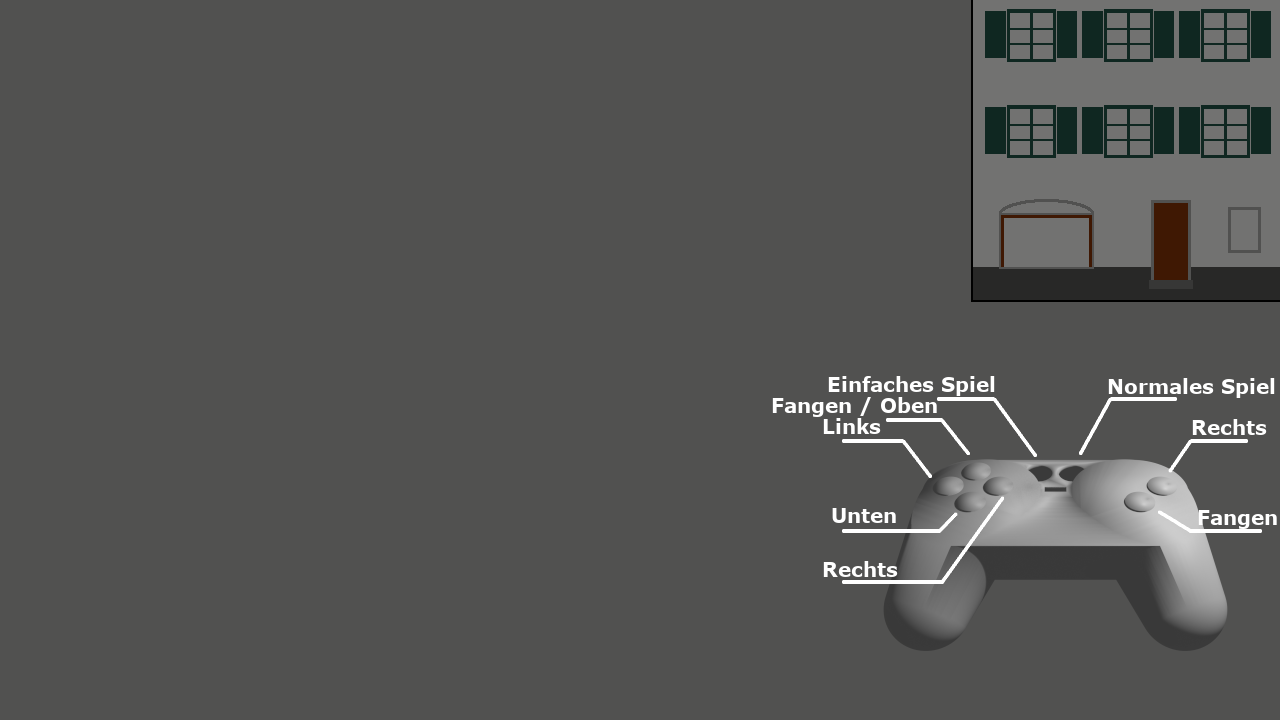
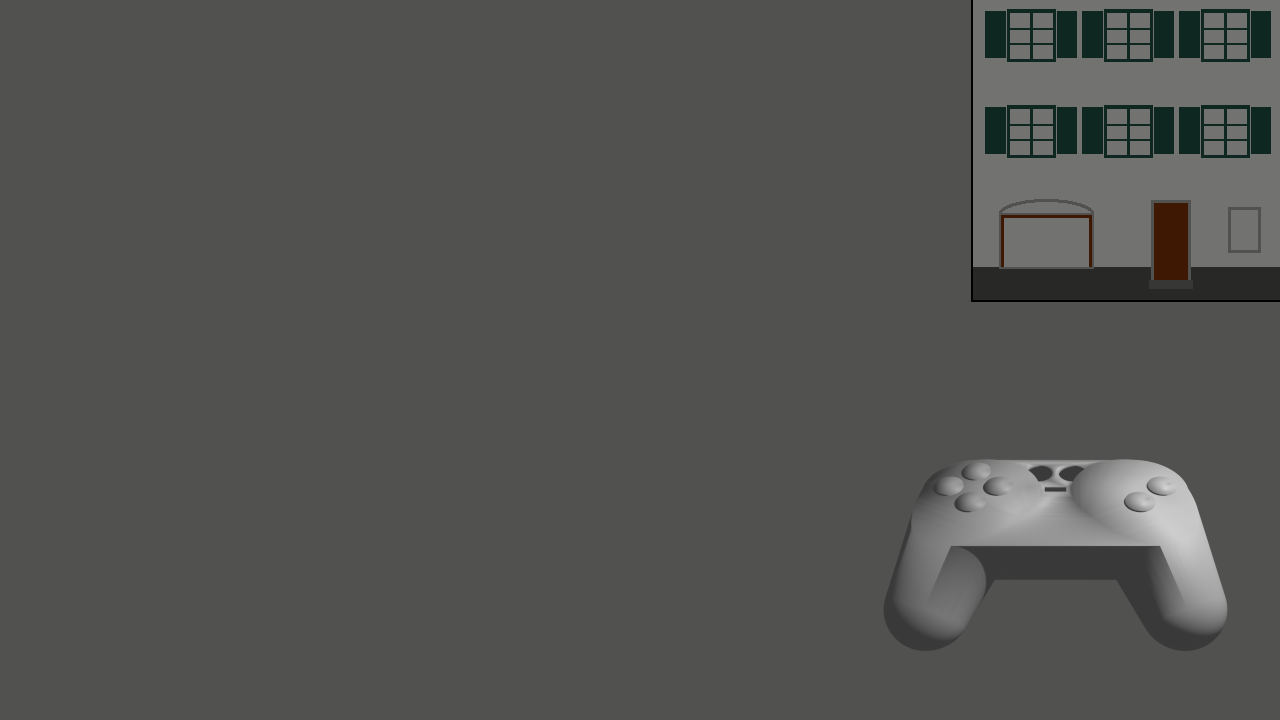
Layer changes from the first 1280×720 image to the second:
hid group "button labels" (9 layers) over [772, 376, 1277, 584]
moved "Unten" into group "button labels" over [832, 508, 896, 523]
